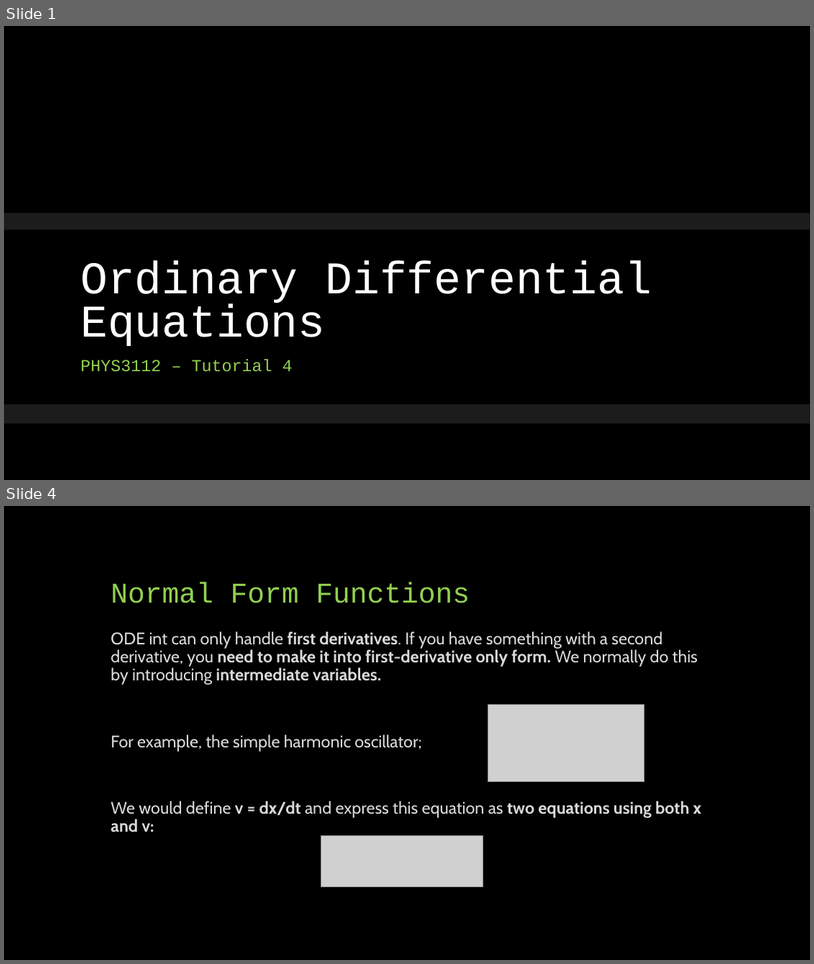
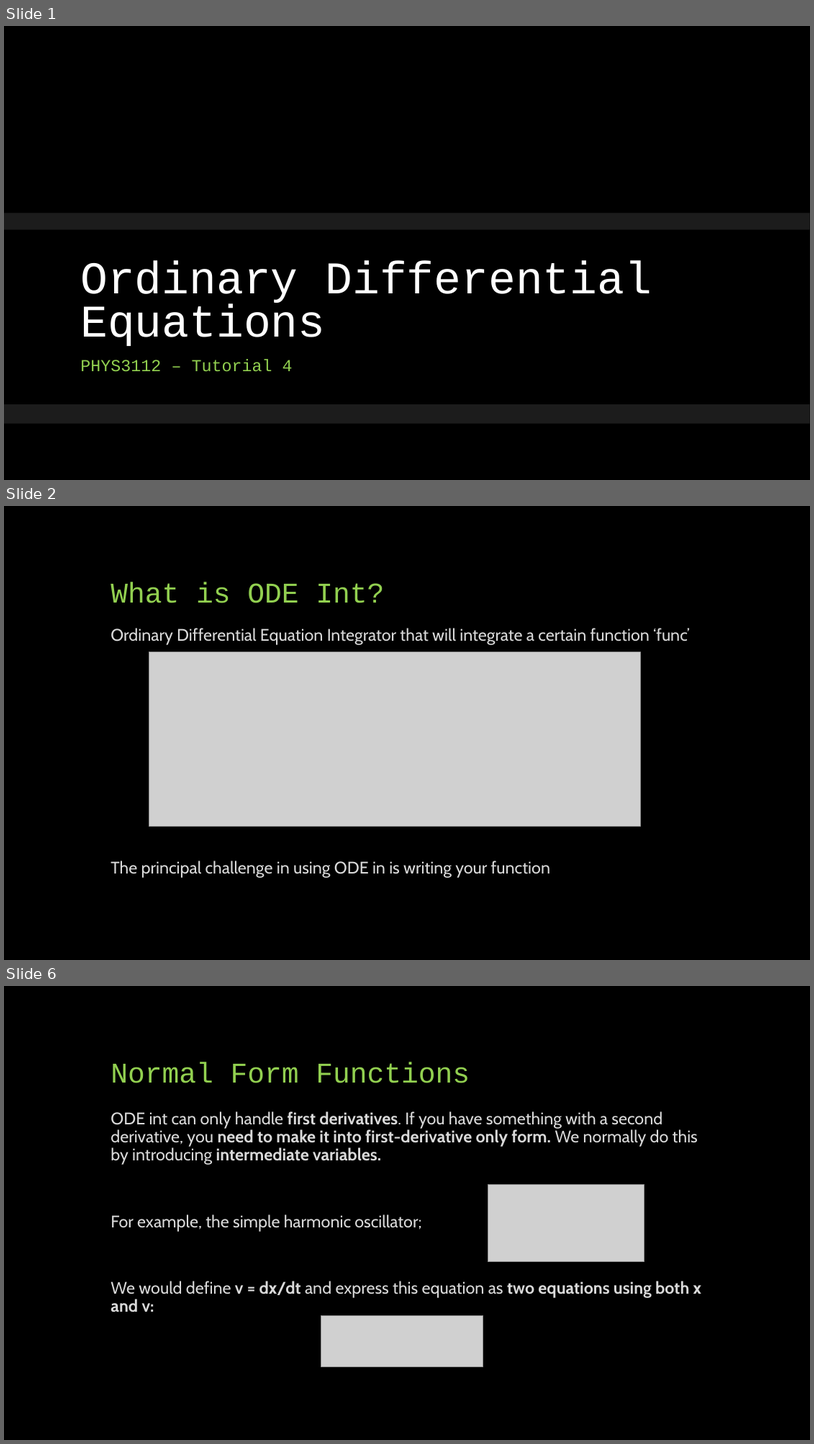
Before and after one commit to phys3112/Tutorials-2020, a slide deck: Tutorial 3 ODEs (USEFUL FOR ASSIGNMENT 1)/Tutorial 3 Presentation.pptx. Shown one above the other, each under a label of ours: slides 1 and 4 before the commit, slides 1, 2 and 6 after it; the slides between them are not shown. The pictures are 814x964 and 814x1444 pixels, drawn with LibreOffice and Linux fonts; fonts in the diff are those of the drawing; grey boxes stand for pictures; background and template pictures are left out. Boxes give left, top, right and bottom in pixels: in the first picture for what was removed or moved away, otherwise in the second. Text is boxed around its words. In the diff, an @@ line names an element or a change of style, - is before the commit and + after.

```diff
--- a/Tutorial 3 ODEs (USEFUL FOR ASSIGNMENT 1)/Tutorial 3 Presentation.pptx
+++ b/Tutorial 3 ODEs (USEFUL FOR ASSIGNMENT 1)/Tutorial 3 Presentation.pptx
@@ slide 2 added at (4, 506, 810, 960), background #000000 @@
@@ title added at (111, 582, 384, 603), 34 pt, text #92D050 @@
+What is ODE Int?
@@ text added at (111, 628, 690, 878), 20 pt, text #D9D9D9 @@
+Ordinary Differential Equation Integrator that will integrate a certain function ‘func’
+The principal challenge in using ODE in is writing your function
@@ picture added at (149, 651, 640, 826) @@
@@ what was slide 4 is now slide 6 @@
```
Also in this commit, not shown: 1 slide changed, 3 other slides added, 2 slides removed, 1 other file.
